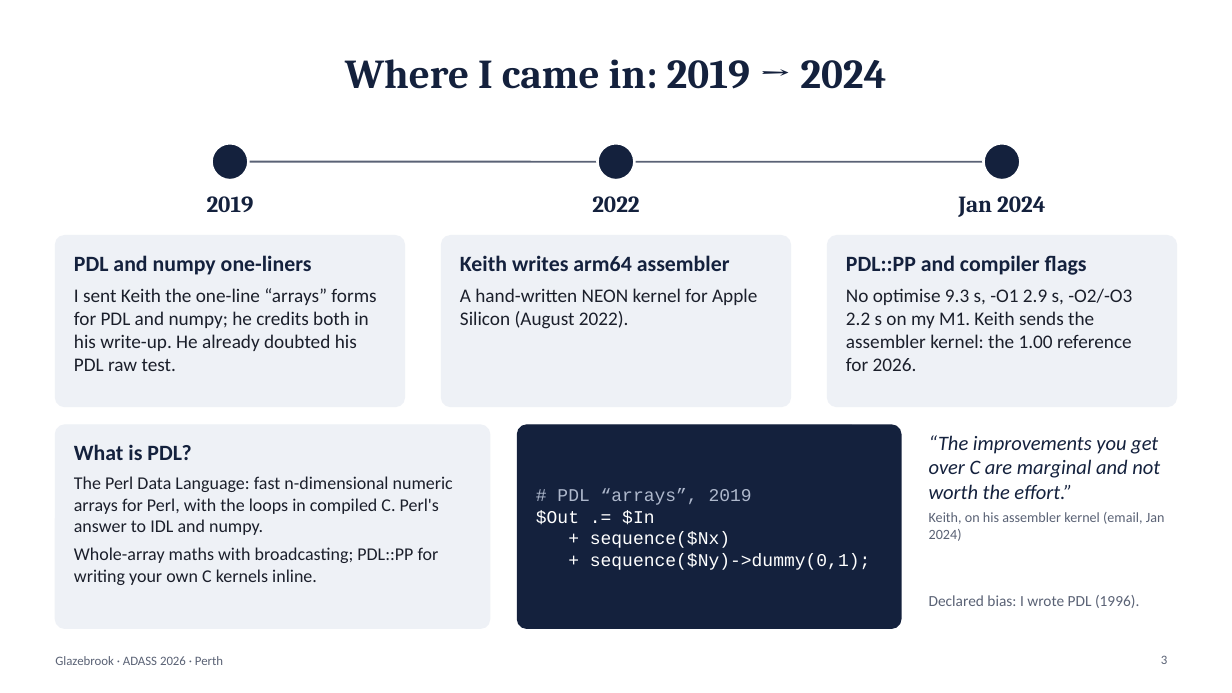
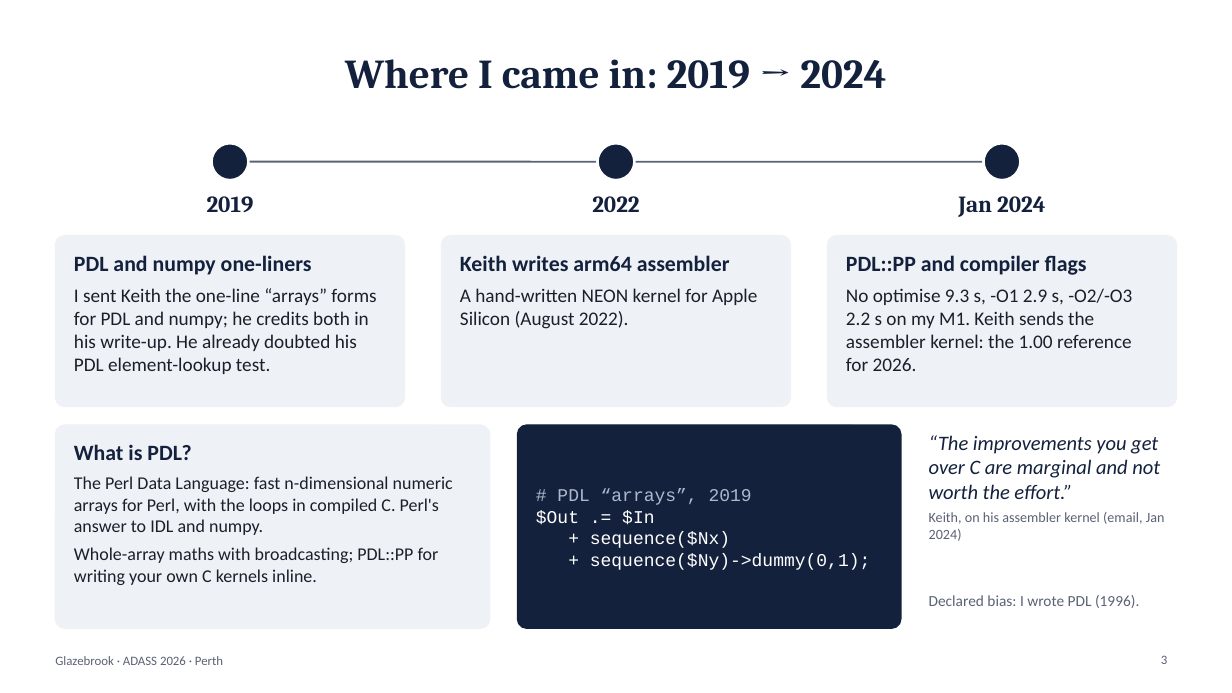
Before and after one commit to karlglazebrook/ADASS2026, a slide deck: slide 3 of talk/ADASS2026-talk.pptx. Drawn at 1232x693 pixels with LibreOffice and Linux fonts; fonts in the diff are those of the drawing. Boxes give left, top, right and bottom in pixels: in the first picture for what was removed or moved away, otherwise in the second. Text is boxed around its words. In the diff, an @@ line names an element or a change of style, - is before the commit and + after.

```diff
--- a/talk/ADASS2026-talk.pptx
+++ b/talk/ADASS2026-talk.pptx
@@ text at (74, 288, 376, 374): text changed @@
-I sent Keith the one-line “arrays” forms for PDL and numpy; he credits both in his write-up. He already doubted his PDL raw test.
+I sent Keith the one-line “arrays” forms for PDL and numpy; he credits both in his write-up. He already doubted his PDL element-lookup test.
```
Also in this commit, not shown: 8 other slides changed, 3 slides added, 1 slide removed, 7 other files.
